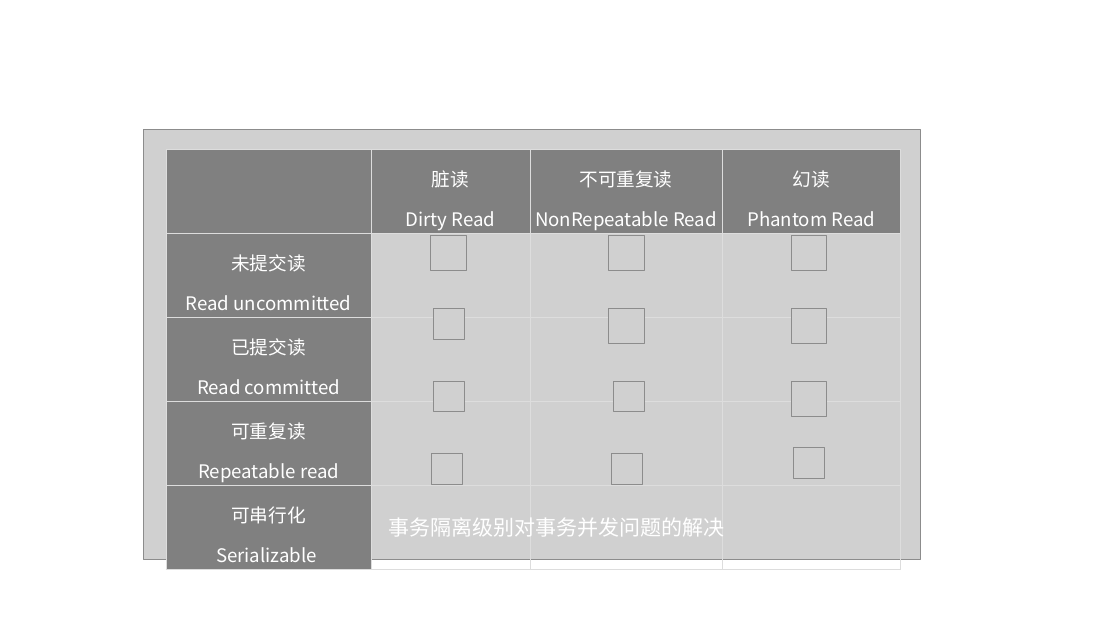
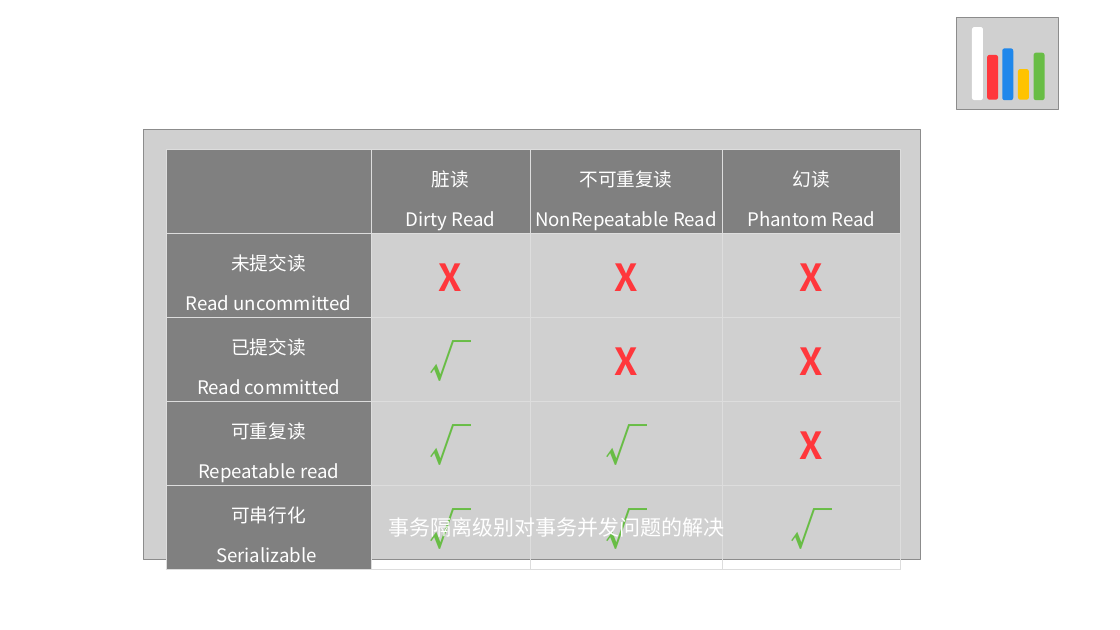
Before and after one commit to caison/java-knowledge-mind-map, a slide deck: slide 1 of 数据库/MySQL事务/配图.pptx. Drawn at 1120x630 pixels with LibreOffice and Linux fonts; fonts in the diff are those of the drawing; grey boxes stand for pictures; background and template pictures are left out. Boxes give left, top, right and bottom in pixels: in the first picture for what was removed or moved away, otherwise in the second. Text is boxed around its words. In the diff, an @@ line names an element or a change of style, - is before the commit and + after.

```diff
--- a/数据库/MySQL事务/配图.pptx
+++ b/数据库/MySQL事务/配图.pptx
@@ group added at <box>957,18,1058,110</box>: 5 rounded rectangles, 1 picture @@
@@ table at <box>166,150,901,566</box> @@
-row 2: 未提交读 / Read uncommitted |  |  | 
+row 2: 未提交读 / Read uncommitted | X | X | X
-row 3: 已提交读 / Read committed |  |  | 
+row 3: 已提交读 / Read committed | √ | X | X
-row 4: 可重复读 / Repeatable read |  |  | 
+row 4: 可重复读 / Repeatable read | √ | √ | X
-row 5: 可串行化 / Serializable |  |  | 
+row 5: 可串行化 / Serializable | √ | √ | √
@@ picture removed at <box>431,236,466,271</box> @@
@@ picture removed at <box>609,236,644,271</box> @@
@@ picture removed at <box>791,236,827,271</box> @@
@@ picture removed at <box>434,308,465,339</box> @@
@@ picture removed at <box>609,308,644,344</box> @@
@@ picture removed at <box>791,308,827,344</box> @@
@@ picture removed at <box>434,381,465,413</box> @@
@@ picture removed at <box>614,381,645,413</box> @@
@@ picture removed at <box>791,381,827,417</box> @@
@@ picture removed at <box>794,448,825,479</box> @@
@@ picture removed at <box>432,454,463,485</box> @@
@@ picture removed at <box>612,454,643,485</box> @@
```
Also in this commit, not shown: 1 other slide changed, 2 other files.
